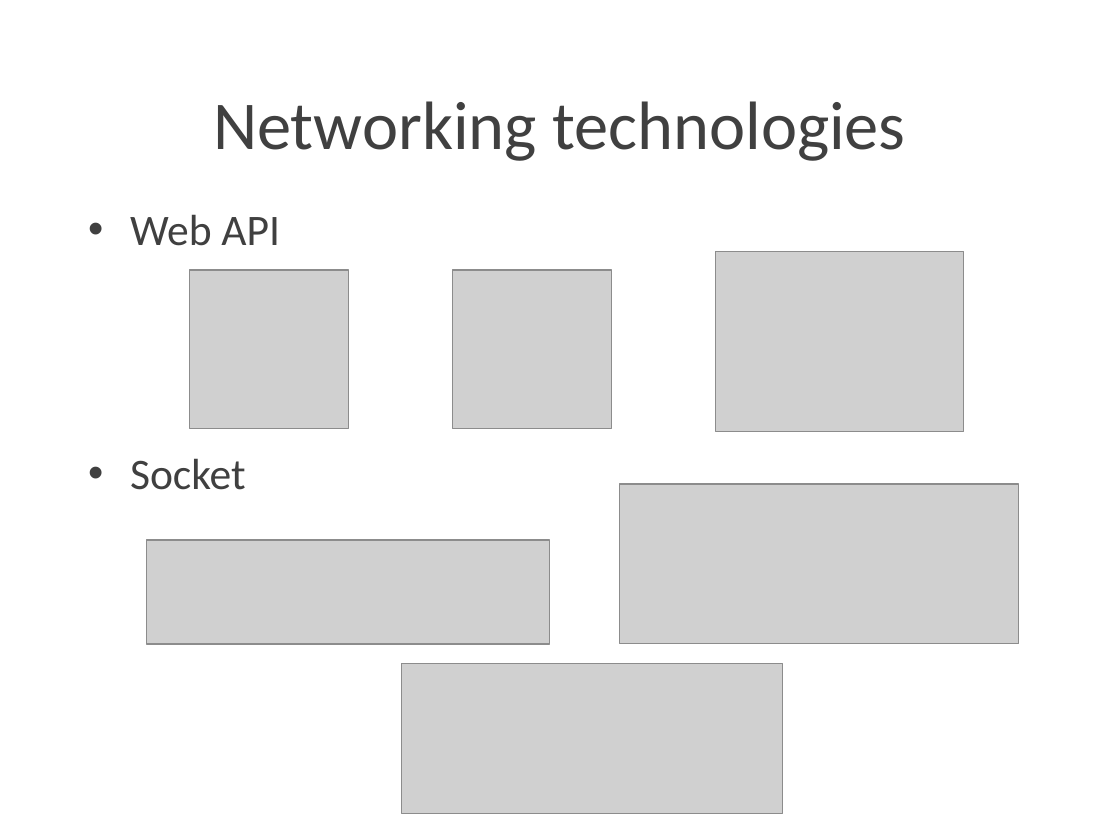
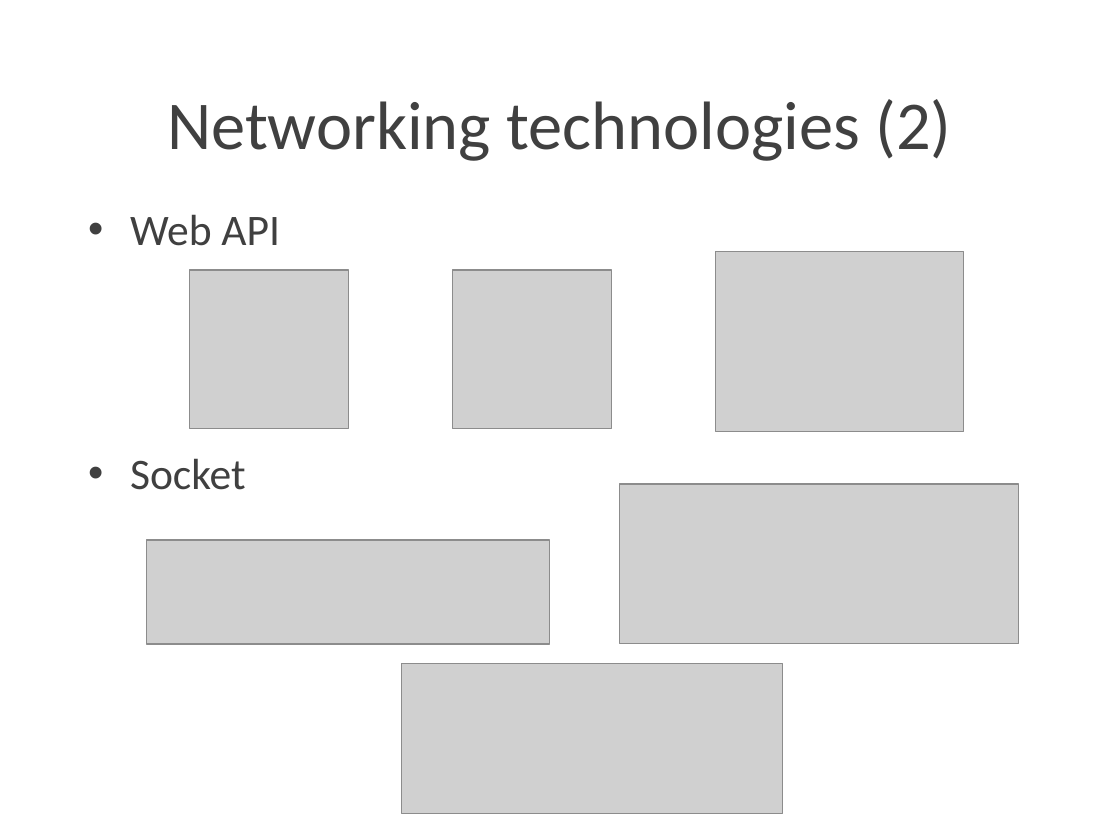
Before and after one commit to Lotti/codemotion2015, a slide deck: slide 13 of slides/slides.pptx. Drawn at 1120x840 pixels with LibreOffice and Linux fonts; fonts in the diff are those of the drawing; grey boxes stand for pictures; background and template pictures are left out. Boxes give left, top, right and bottom in pixels: in the first picture for what was removed or moved away, otherwise in the second. Text is boxed around its words. In the diff, an @@ line names an element or a change of style, - is before the commit and + after.

```diff
--- a/slides/slides.pptx
+++ b/slides/slides.pptx
@@ title at [167,99,951,161]: text changed @@
-Networking technologies
+Networking technologies (2)
```
Also in this commit, not shown: 3 other slides changed, 7 slides added, 1 other file.
